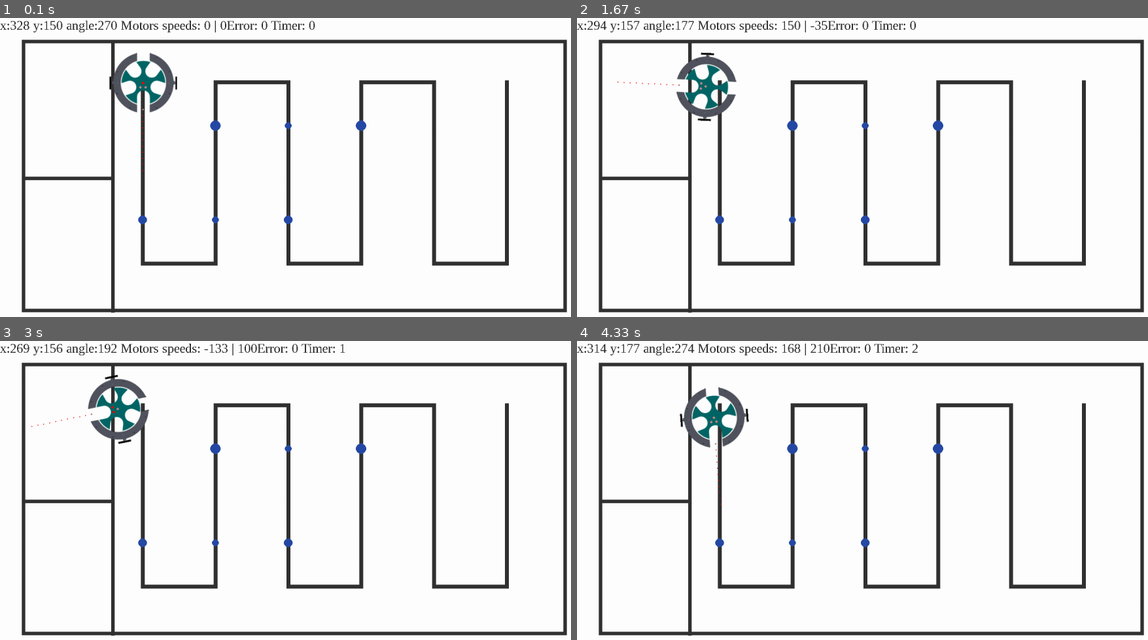
Above: before the commit, frames 1-4 (two rows, left to right).
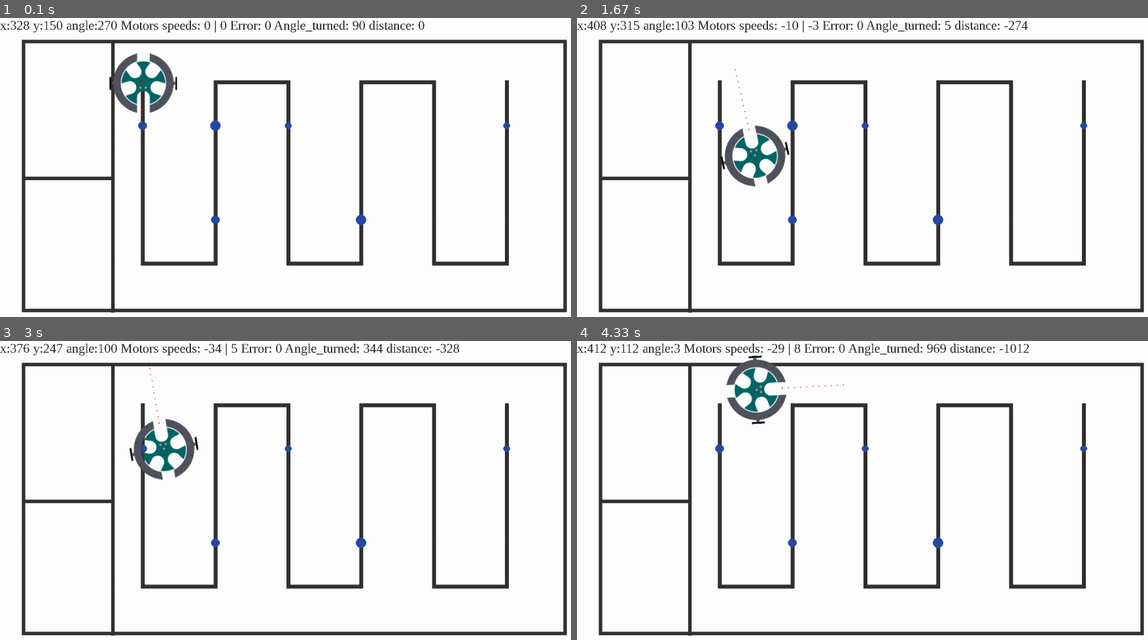
Above: after the commit, the same moments.

Repository: antoinebertoux/projet-BA2-lectrom-c
Game: pygame game, started from main_code.py
The game is run twice, just before and just after one commit, with the same random seed, the same clock (stepped at 60 frames per second) and the same inputs. The source is Python 2; it was converted automatically to run under Python 3.
Inputs:
- Up to frame 1 (0.1 s): no input
- Up to frame 2 (1.67 s): hold L 0.33-0.8 s; hold Right 0.33-0.8 s; hold O 0.83-1.3 s; hold Right 0.83-1.3 s; tap J at 0.9, 1.2, 1.4 s; tap Space at 0.98 s; hold Right from 1.33 s (still down); tap U at 1.48 s
- Up to frame 3 (3 s): tap J at 1.7, 1.9, 2.23, 2.53, 2.73 s; release Right at 1.8 s; hold Up 1.83-2.13 s; hold Right 2.17-2.63 s; tap Space at 2.32 s; hold Left from 2.67 s (still down); tap U at 2.82 s
- Up to frame 4 (4.33 s): tap J at 3.03, 3.3, 3.63, 4.07 s; release Left at 3.2 s; hold Down 3.23-3.53 s; hold Left 3.57-3.97 s; tap Space at 3.72 s; hold Up from 4 s (still down); tap U at 4.15 s

The runs differ from the first frame. In frame 1, 1.0% of the frame differs, in the area x 19-90%, y 0-70%; in frame 2, 3.4%; in frame 3, 3.5%; in frame 4, 3.6%, in the area x 1-90%, y 0-70%.

Commit message:
return update

Diff:
--- a/main_code.py
+++ b/main_code.py
@@ -2,17 +2,23 @@
 import time
 import math
 
-######
-#INIT#
-######
+start_pos_begining = 328,150,270
+start_pos_end = 1164,272, 90
+simulator = Simulator(start_pos_begining)
 
-simulator = Simulator()
-pv = 0
-SP = 10
+#######
+#SETUP#
+#######
+
+WHEELS_SPACING = 152
+WHEEL_RADIUS = 30
+SLOW_SPEED = 0.4
+NORMAL_SPEED = 1
+TURNING_SPEED = 0.8
+
 error = 0
 turning = ""
 number_of_turns = 0
-WHEELS_SPACING = 152
 
 retour = False
 retour0 = False
@@ -21,9 +27,15 @@
 distance_since_last_turn = 0
 slowing_down = False
 slowing_down_start = 0
+slowing_down_distance = 0
 angle_turned = 90
-Kp =5
+distance_step = 0
+start_turn_delay = 0
+angle_step = 0
+Kp =0.15
+start_turn_delay
 last_time = time.time()
+current_time = time.time()
 
 ######
 #LOOP#
@@ -31,51 +43,51 @@
 while True:
     simulator.begin_loop()
 
-    dt = time.time()-last_time
+    current_time = time.time()
+    dt = current_time-last_time
     last_time = time.time()
 
     sensor_values = simulator.get_line_sensors_values()
     total_sum = sensor_values[0] + sensor_values[1] + sensor_values[2]
     if total_sum == 0:
-        pv = 10
+        error = 0
     else:
-        pv = (sensor_values[0] + sensor_values[1]*10 + sensor_values[2]*20)/total_sum
-    error = pv-SP
+        error = (sensor_values[0] + sensor_values[1]*10 + sensor_values[2]*20)/total_sum - 10
 
     proximity_sensor_value = simulator.get_proximity_sensor_value()
-    if 0 < proximity_sensor_value < 20 and not slowing_down:
+    if 0 < proximity_sensor_value < 30 and not slowing_down:
         #start slowing down
-        slowing_down_start = time.time()
+        slowing_down_distance = 0
         slowing_down = True
 
-    if time.time()-slowing_down_start > 2:
+    if slowing_down_distance > 70:
         #stop slowing down
         slowing_down = False
 
     if slowing_down:
-        default_speed = 30
+        default_speed = SLOW_SPEED
+        slowing_down_distance += distance_step
     else:
-        default_speed = 65
+        default_speed = NORMAL_SPEED
 
     if turning == "left" or turning == "right":
         #turning
-        if time.time() - turning_start < 0.3:
-            speed_left = 50
-            speed_right = 50
-        elif abs(angle_turned)<=90:
+        if 0 <= start_turn_delay < 1:
+            start_turn_delay += distance_step
+        elif abs(angle_turned)<=90 and start_turn_delay > 1:
             if turning == "left":
-                speed_left = -50
-                speed_right = 50
+                speed_left = -TURNING_SPEED
+                speed_right = TURNING_SPEED
             else:
-                speed_left = 50
-                speed_right = -50
+                speed_left = TURNING_SPEED
+                speed_right = -TURNING_SPEED
         else:
             #stop turning
             turning = ""
             distance_since_last_turn = 0
             number_of_turns+=1
-            speed_left = 50
-            speed_right = 50
+            speed_left = NORMAL_SPEED
+            speed_right = NORMAL_SPEED
     else:
         #following line
         if error == 0 and total_sum<200:
@@ -84,18 +96,17 @@
             speed_right = default_speed
         else:
             if ((distance_since_last_turn>400 and number_of_turns % 2==0) or (distance_since_last_turn>150 and number_of_turns % 2==1))\
-            and number_of_turns < 10:
+            and number_of_turns < 10 and ((number_of_turns//2)%2 == 1) == (error>0):
+
                 #start turning
-                turning_start = time.time()
                 angle_turned = 0
+                start_turn_delay = 0
+                speed_left = default_speed
+                speed_right = default_speed
                 if (number_of_turns//2)%2 == 1:
                     turning = "right"
-                    speed_left = 50
-                    speed_right = -50
                 else:
                     turning = "left"
-                    speed_left = -50
-                    speed_right = 50
             else:
                 #keep following line
                 speed_left = default_speed + error*Kp
@@ -107,44 +118,65 @@
         tretour = time.time()
         t0 = time.time()
         retour0 = True
-        #print(1)
     elif retour0 and total_sum >= 10 :# finalement on est a nouveau sur la route
         tretour = 0
         retour0 = False
-        #print(2)
     elif retour0 and (last_time-tretour> 0.5) : # on est sortie de la route depuis trop longtemps pour que ce soit une erreur donc on desside de rentre
         t0 = time.time()
+        retour0 = False
+
         retour = True
-        retour0 = False
+        step_number = 1
+        angle_turned = 0
     elif retour : # on a decide de rentre
-        t1 = time.time()
-        dtretour = t1-t0
-        #print(4)
-        if dtretour <= 2.25 : # on tourne a gauche
-            speed_left = -50
-            speed_right = 50
-        elif dtretour <= 12 and dtretour > 2.25 : # on va tout droit
-            speed_left = 100
-            speed_right = 100
-        elif dtretour <= 14.25 and dtretour > 12 : # on tourne a gauche
-            speed_right = 50
-            speed_left = -50
-        elif dtretour <= 16.25 and dtretour > 14.25 : # on s'arrete pour deposser des cylindres
+        if step_number == 1:
+            if angle_turned < 86:
+                speed_left = -TURNING_SPEED
+                speed_right = TURNING_SPEED
+            else:
+                step_number = 2
+                distance_since_last_turn = 0
+        if step_number == 2:
+            if distance_since_last_turn < 1000:
+                speed_left = NORMAL_SPEED
+                speed_right = NORMAL_SPEED
+            else:
+                step_number = 3
+                angle_turned = 0
+        if step_number == 3:
+            if angle_turned < 86:
+                speed_left = -TURNING_SPEED
+                speed_right = TURNING_SPEED
+            else:
+                step_number = 4
+                start_time = time.time()
+        if step_number == 4:
+            if current_time - start_time < 2:
+                speed_left = 0
+                speed_right = 0
+            else:
+                step_number = 5
+                distance_since_last_turn = 0
+        if step_number == 5:
+            if distance_since_last_turn < 400:
+                speed_left = NORMAL_SPEED
+                speed_right = NORMAL_SPEED
+            else:
+                step_number = 6
+        if step_number == 6:
+            speed_left = 0
             speed_right = 0
-            speed_left = 0
-        elif dtretour <= 21 and dtretour > 16.25 : # on va tout droit
-            speed_left = 100
-            speed_right = 100
-        elif dtretour > 21 : # on fini de deposse les derniers cylindres
-            speed_right = 0
-            speed_left = 0
 
-    distance_since_last_turn += float(speed_left+speed_right)/2*dt
-    angle_turned += math.degrees(float(speed_left-speed_right)/WHEELS_SPACING*dt)
+    true_speed_right, true_speed_left = simulator.get_true_speeds()
+    distance_step = WHEEL_RADIUS*float(true_speed_left+true_speed_right)/2*dt
+    angle_step = math.degrees(WHEEL_RADIUS*float(true_speed_left-true_speed_right)/WHEELS_SPACING*dt)
+
+    distance_since_last_turn += distance_step
+    angle_turned += angle_step
 
     simulator.set_motor_speeds(speed_left, speed_right)
 
-    text_to_display = 'Error: '+str(error) + ' Timer: ' +str(round(dtretour*10)/10)
+    text_to_display = 'Error: '+str(error) + ' Angle_turned: ' +str(round(angle_turned)) + ' distance: ' + str(round(distance_since_last_turn))
 
     simulator.end_loop(text_to_display)
     time.sleep(0.05)
--- a/simulator.py
+++ b/simulator.py
@@ -5,14 +5,17 @@
 import math
 import time
 
+
+WHEELS_SPACING = 152
+WHEEL_RADIUS = 30
+
 white = (255,255,255)
 black = (50,50,50)
 blue = (0,0,255)
 green = (0, 255, 0)
 red = (255, 0, 0)
-WHEELS_SPACING = 152
 SENSORS_OFFSET = 0
-CENTER_OF_ROTATION_OFFSET = 1
+CENTER_OF_ROTATION_OFFSET = 0
 SENSORS_SPACING = 10
 SENSORS_POS = [(10,-6),(0,0),(10,6)]
 PROXIMITY_SENSOR_OFFSET = 60
@@ -92,8 +95,8 @@
     def update_pos(self, dt):
         """Compute the change in angle and position during the duration dt with current motor speeds
         """
-        angular_speed = float(self.speed_left-self.speed_right)/WHEELS_SPACING
-        linear_speed = float(self.speed_left+self.speed_right)/2
+        angular_speed = WHEEL_RADIUS*float(self.speed_left-self.speed_right)/WHEELS_SPACING
+        linear_speed = WHEEL_RADIUS*float(self.speed_left+self.speed_right)/2
         self.angle -= math.degrees(angular_speed*dt)
         self.position[0] += linear_speed*math.cos(math.radians(self.angle))*dt
         self.position[1] -= linear_speed*math.sin(math.radians(self.angle))*dt
@@ -106,27 +109,20 @@
     def set_speed(self, speed_left, speed_right):
         """Set the speed of both motors
         """
-        DIFF = 100 #depends on acceleration/inertia
-        if speed_left+DIFF < self.speed_left:
-            self.speed_left -= DIFF
-        elif speed_left-DIFF > self.speed_left:
-            self.speed_left += DIFF
-        else:
-            self.speed_left = speed_left
-
-        if speed_right+DIFF < self.speed_right:
-            self.speed_right -= DIFF
-        elif speed_right-DIFF > self.speed_right:
-            self.speed_right += DIFF
-        else:
-            self.speed_right = speed_right
+        self.speed_right = speed_right*2.6
+        self.speed_left = speed_left*2.6
+
 
     def get_line_sensors_values(self):
         """Return a list of integers that contains the line sensor values from left to right
         """
         return self.line_sensors_values
+
     def get_proximity_sensor_value(self):
         return self.proximity_sensor_value
+
+    def get_speeds(self):
+        return self.speed_left, self.speed_right
 
 class Tube:
     def __init__(self, position, radius):
@@ -150,7 +146,7 @@
         return self.radius
 
 class Simulator:
-    def __init__(self):
+    def __init__(self,(x,y,angle)):
         self.screen = pygame.display.set_mode((1350,725))
         pygame.init()
         pygame.display.set_caption('Simulation groupe 10')
@@ -164,8 +160,7 @@
 
         for i in range(len(tube_radius_list)):
             self.tube_list.append(Tube(tube_point_list[i], tube_radius_list[i]))
-
-        self.car = Car((328,150), 270, self.background, self.tube_list)
+        self.car = Car((x,y),angle, self.background, self.tube_list)
 
         self.speed_left_manual,self.speed_right_manual, self.speed_left_change, self.speed_right_change, self.angle_change, self.speed  = 0,0,0,0,0,0
         self.stop = True
@@ -200,21 +195,21 @@
                      sys.exit()
                 if event.type == pygame.KEYDOWN:
                     if event.key == pygame.K_LEFT:
-                        self.angle_change = 100
+                        self.angle_change = 2
                     elif event.key == pygame.K_RIGHT:
-                        self.angle_change = -100
+                        self.angle_change = -2
                     elif event.key == pygame.K_UP:
-                        self.speed = 110
+                        self.speed = 2
                     elif event.key == pygame.K_DOWN:
-                        self.speed = -110
+                        self.speed = -2
                     elif event.key == pygame.K_u:
-                        self.speed_left_change = 3
+                        self.speed_left_change = 1
                     elif event.key == pygame.K_j:
-                        self.speed_left_change = -3
+                        self.speed_left_change = -1
                     elif event.key == pygame.K_o:
-                        self.speed_right_change = 3
+                        self.speed_right_change = 1
                     elif event.key == pygame.K_l:
-                        self.speed_right_change = -3
+                        self.speed_right_change = -1
                     elif event.key == pygame.K_SPACE:
                         self.stop = not self.stop
                     elif event.key == pygame.K_q:
@@ -238,7 +233,7 @@
         self.last_time = time.time()
         self.car.draw(self.screen)
         text = self.myfont.render('x:'+str(round(self.car.position[0])) + ' y:'+str(round(self.car.position[1]))  + ' angle:'+str(round(self.car.angle))\
-         + ' Motors speeds: '+str(round(self.car.speed_left))+' | '+str(round(self.car.speed_right))+text , False, black)
+         + ' Motors speeds: '+str(round(self.car.speed_left))+' | '+str(round(self.car.speed_right))+ ' ' +text , False, black)
         self.screen.blit(text,(0,0))
         pygame.display.update()
 
@@ -259,3 +254,6 @@
 
     def get_proximity_sensor_value(self):
         return self.car.get_proximity_sensor_value()
+
+    def get_true_speeds(self):
+        return self.car.get_speeds()
Not shown, changed: simulator.pyc
